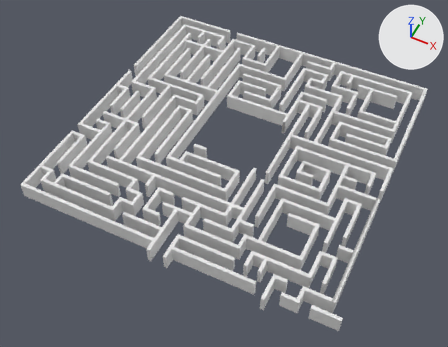
Before and after pictures for a commit that changed the FBX model bachelor/Assets/Prefabs/Models/Scene_Maze_moving.fbx.
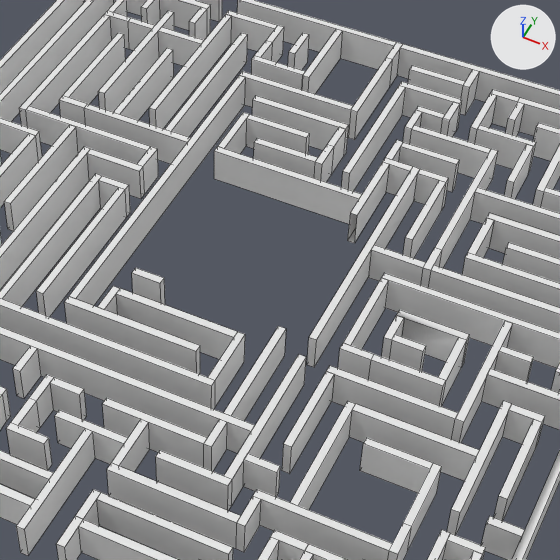
Old and new are each drawn whole from a camera (50 mm lens) standing at (57.5, -125.2, 140.2) and looking at (-0.1, -10.0, -3.7) and again close up on the part from 31% to 82% of the width and 10% to 76% of the height. The lights are fixed; the arrows at upper right show +X, +Y and +Z. The close-ups show mesh edges as thin lines.

The first close-up shows 'Moving Walls.000', 'Moving Walls.003', 'Moving Walls.005', 'Moving Walls.006', 'Moving Walls.007', 'Moving Walls.009', 'Moving Walls.010', 'Walls'.
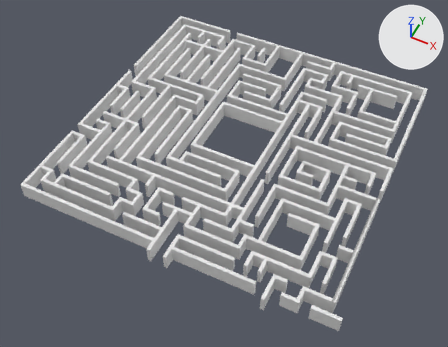
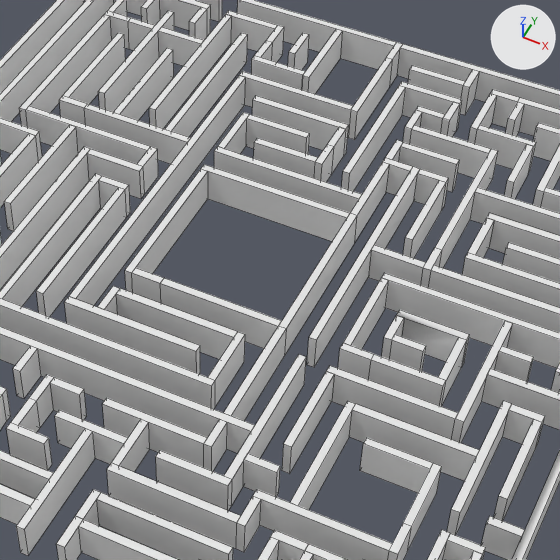
The change, as a diff of the scene's bpy script:
```diff
--- a/bachelor/Assets/Prefabs/Models/Scene_Maze_moving.fbx.py
+++ b/bachelor/Assets/Prefabs/Models/Scene_Maze_moving.fbx.py
@@ ob_inner_wall @@
 ob_inner_wall.location = (0.0, 0.0, 0.0)
-ob_inner_wall.hide_viewport = True
```

Boxes [x1, y1, x2, y2] around the edits, measured in the close-ups (560 x 560 px):
'Inner_Wall', shown: after [125, 164, 357, 355]
